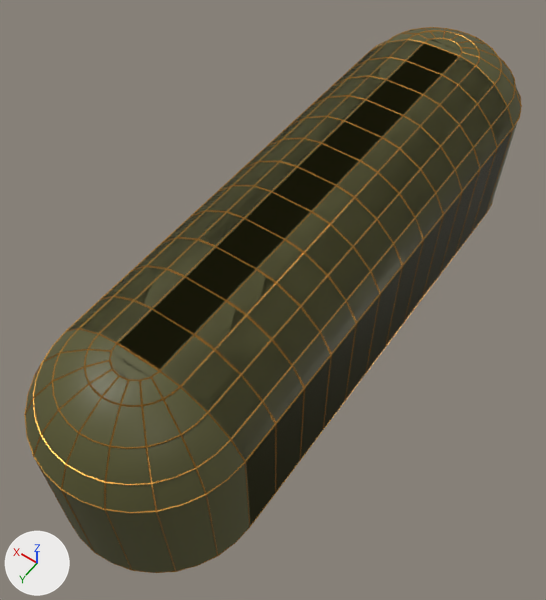
The glTF model Assets/Pressurized_Factories/PressurizedHangar_Regular.glb, before and after one commit.
Rendered twice from a camera (50 mm lens) standing at (-34.3, 13.1, 77.1) and looking at (1.0, -36.3, -0.5). Arrows for +X, +Y and +Z are at lower left; the lights stay in place. Objects named as collision shapes, trigger or cutter boxes, shadow casters or lower levels of detail are left out. Where no turn or scale is listed for an object, it has been applied to the vertices.

In view in the first picture: 'PressurizedFactory_LOD0', 'PressurizedFactory_Skin', 'PressurizedFactory_Webbing'.
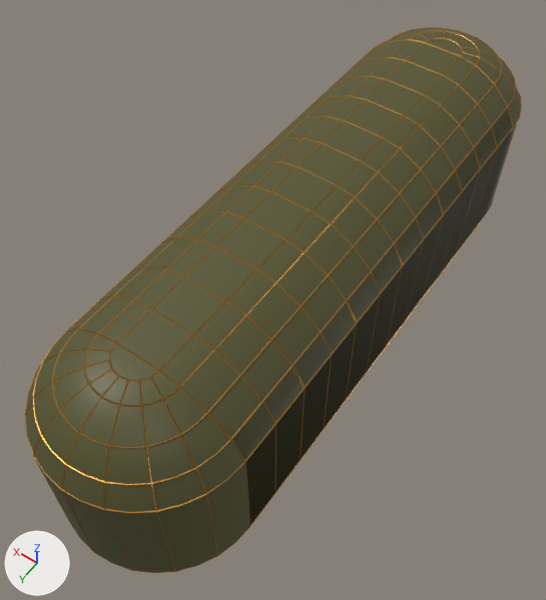
The change in detail:
Object 'PressurizedFactory_LOD0' (ob_pressurizedfactory_lod0) now shows me_cylinder_010 instead of me_cylinder_003.

What differs and where, as boxes [x1, y1, x2, y2] in the pictures (546 x 600 px):
'PressurizedFactory_LOD0', reshaped: before [70, 39, 512, 523]; after [234, 109, 512, 523]
